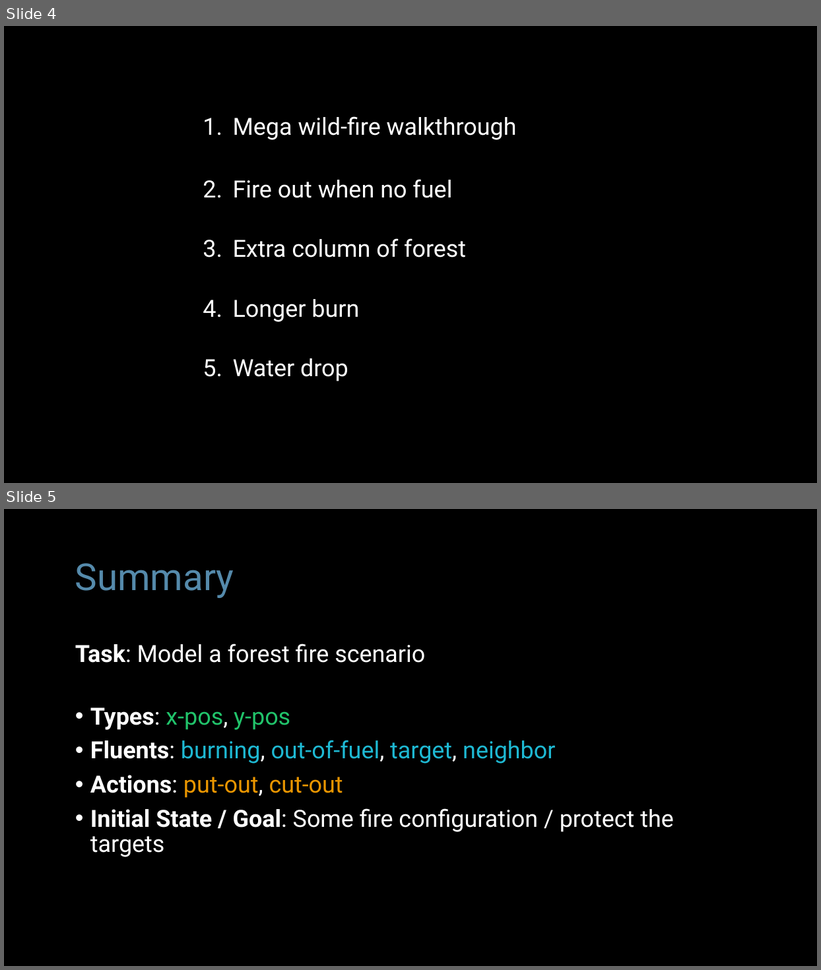
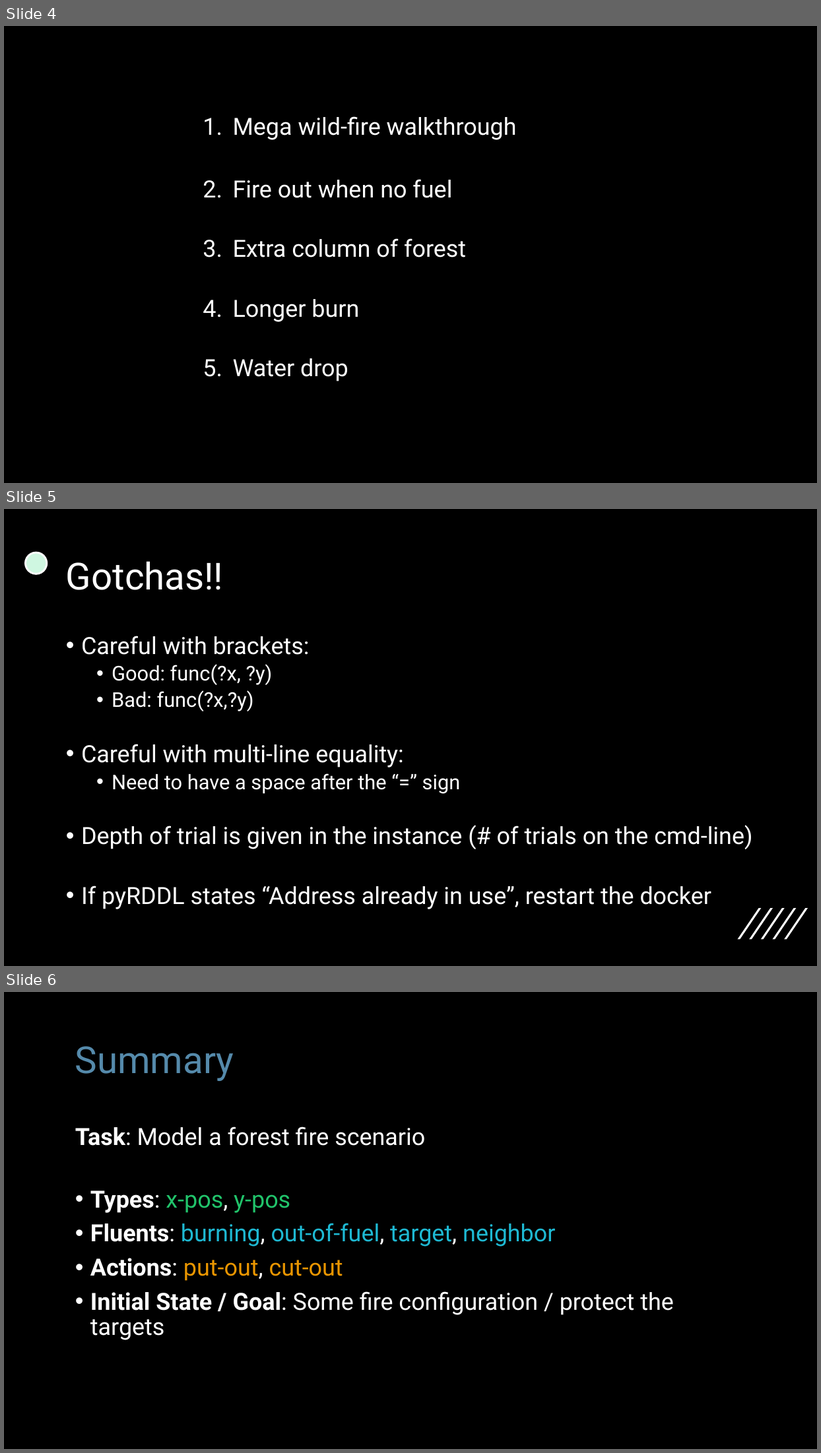
Before and after one commit to AI-Planning/modeling-in-pddl, a slide deck: exercises/cisc-813/rddl/slides.pptx. Shown one above the other, each under a label of ours: slides 4 and 5 before the commit, slides 4, 5 and 6 after it. The pictures are 821x970 and 821x1453 pixels, drawn with LibreOffice and Linux fonts; fonts in the diff are those of the drawing. Boxes give left, top, right and bottom in pixels: in the first picture for what was removed or moved away, otherwise in the second. Text is boxed around its words. In the diff, an @@ line names an element or a change of style, - is before the commit and + after.

```diff
--- a/exercises/cisc-813/rddl/slides.pptx
+++ b/exercises/cisc-813/rddl/slides.pptx
@@ slide 5 added at (4, 509, 817, 966), background #000000 @@
@@ ellipse added at (25, 553, 47, 574), fill #CFF7E1, outline #FFFFFF 2.25 pt @@
@@ title added at (66, 561, 223, 590), 44 pt, text #FFFFFF @@
+Gotchas!!
@@ text added at (81, 636, 752, 910), 28 pt, text #FFFFFF @@
+• Careful with brackets:
+  • Good: func(?x, ?y)
+  • Bad: func(?x,?y)
+• Careful with multi-line equality:
+  • Need to have a space after the “=” sign
+• Depth of trial is given in the instance (# of trials on the cmd-line)
+• If pyRDDL states “Address already in use”, restart the docker
@@ group added at (738, 908, 808, 940): 5 freeform shapes @@
@@ what was slide 5 is now slide 6 @@
```
Also in this commit, not shown: 8 other files.
